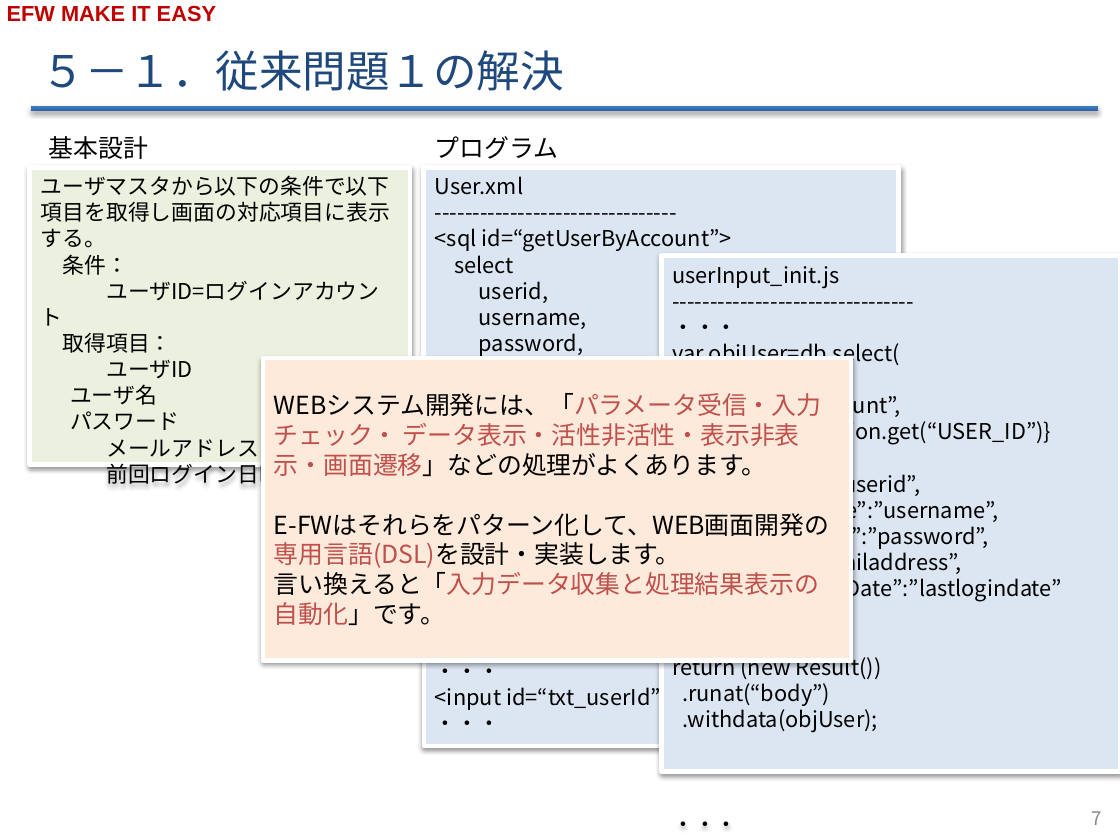
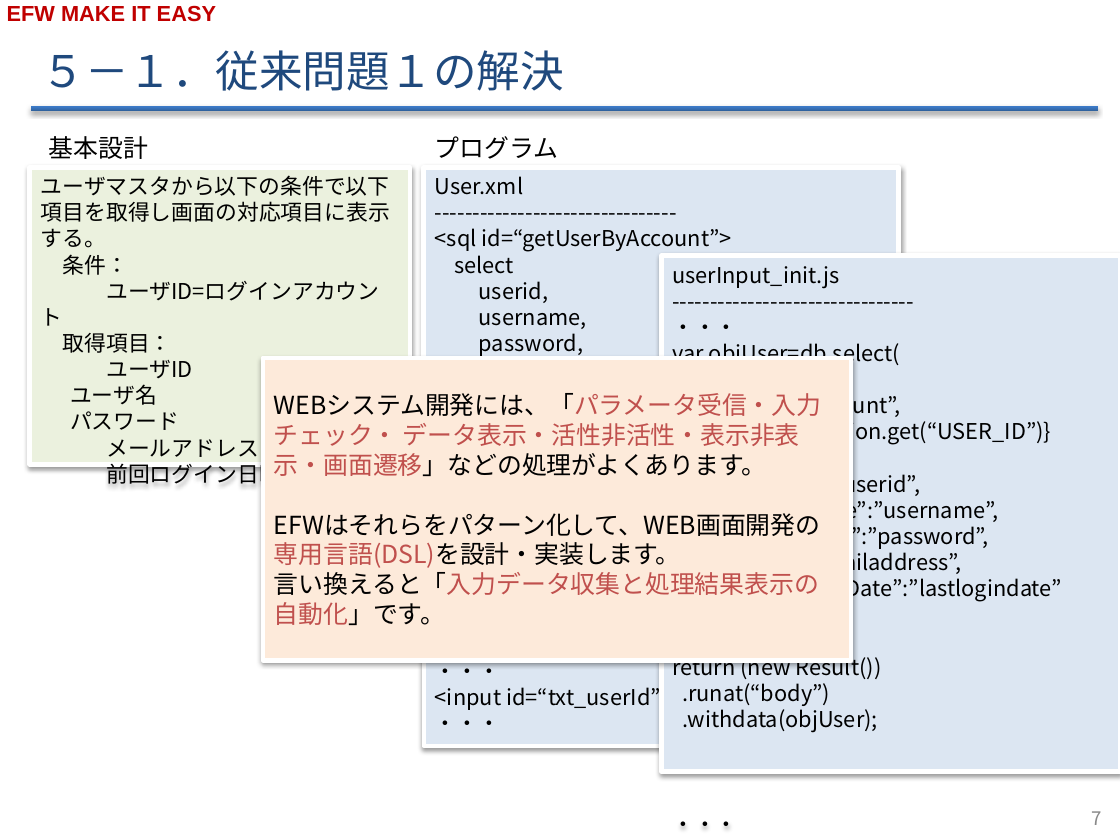
Before and after one commit to efwGrp/efw4_online_ppt, a slide deck: slide 8 of EFW紹介v2.2.pptx. Drawn at 1120x840 pixels with LibreOffice and Linux fonts; fonts in the diff are those of the drawing; background and template pictures are left out. Boxes give left, top, right and bottom in pixels: in the first picture for what was removed or moved away, otherwise in the second. Text is boxed around its words. In the diff, an @@ line names an element or a change of style, - is before the commit and + after.

```diff
--- a/EFW紹介v2.2.pptx
+++ b/EFW紹介v2.2.pptx
@@ text in rectangle at (x1=274, y1=513, x2=821, y2=536): text changed @@
-E-FWはそれらをパターン化して、WEB画面開発の
+EFWはそれらをパターン化して、WEB画面開発の
```
Also in this commit, not shown: 6 other slides changed, 2 slides added.
